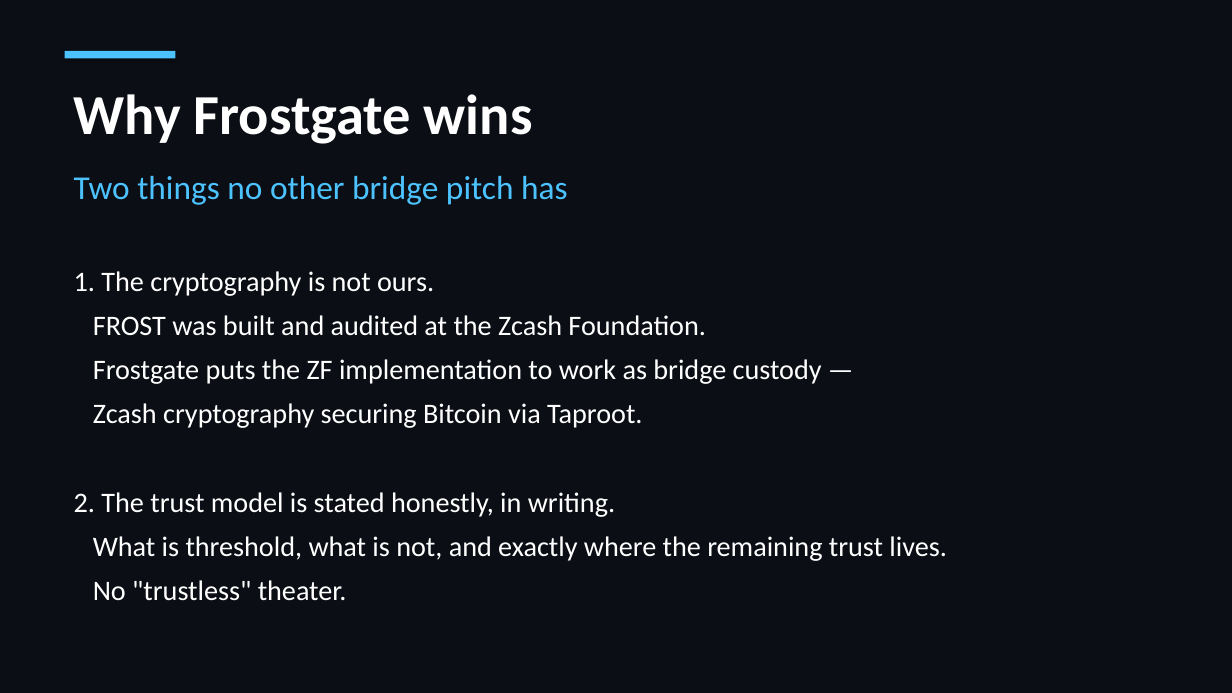
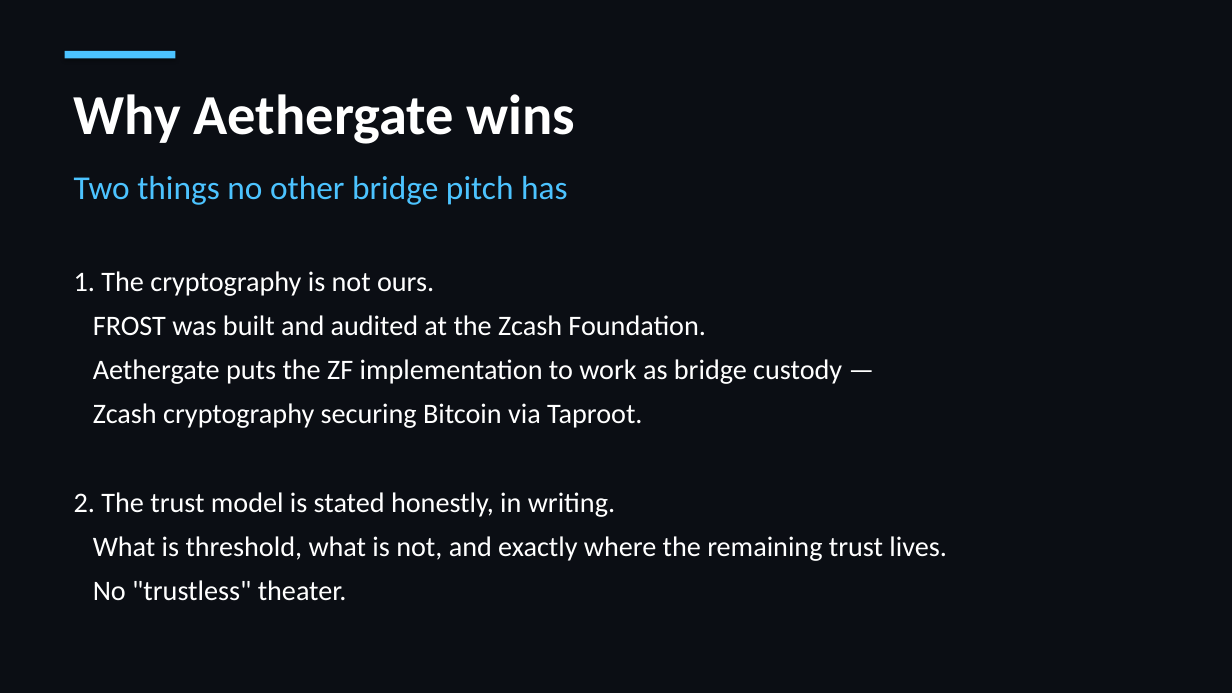
Before and after one commit to Holedozer1229/aethergate, a slide deck: slide 6 of Aethergate-Pitch-Deck.pptx. Drawn at 1232x693 pixels with LibreOffice and Linux fonts; fonts in the diff are those of the drawing. Boxes give left, top, right and bottom in pixels: in the first picture for what was removed or moved away, otherwise in the second. Text is boxed around its words. In the diff, an @@ line names an element or a change of style, - is before the commit and + after.

Commit message:
Regenerate pitch deck as Aethergate (content was stale Frostgate); fix build output path

```diff
--- a/Aethergate-Pitch-Deck.pptx
+++ b/Aethergate-Pitch-Deck.pptx
@@ text at [74, 94, 576, 144]: text changed @@
-Why Frostgate wins
+Why Aethergate wins
@@ text at [93, 359, 842, 384]: text changed @@
-Frostgate puts the ZF implementation to work as bridge custody —
+Aethergate puts the ZF implementation to work as bridge custody —
```
Also in this commit, not shown: 4 other slides changed, 1 other file.
